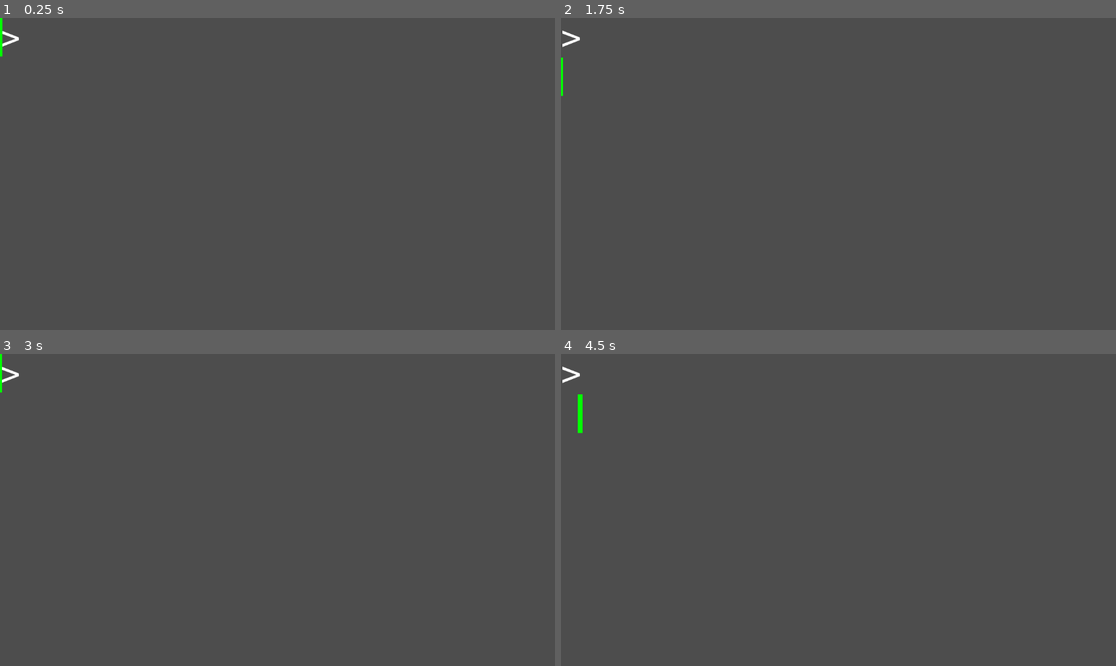
Above: before the commit, frames 1-4 (two rows, left to right).
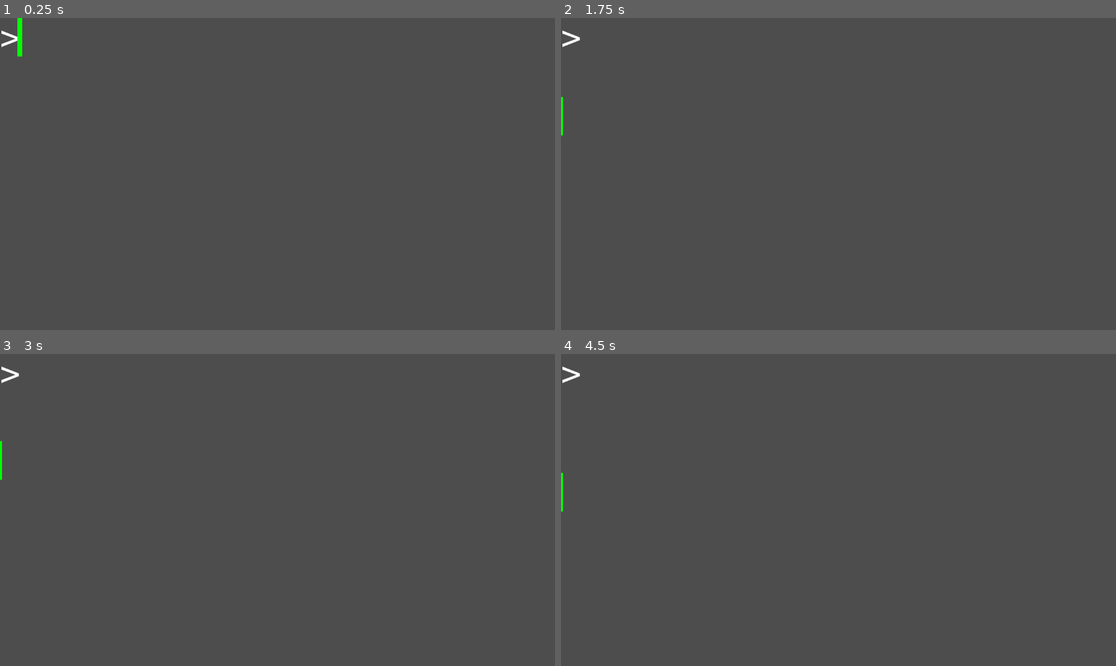
Above: after the commit, the same moments.

Repository: uprun/neon-lights-editor
Game: Godot game, scene res://scenes/canvas-ltd.tscn
Two runs of this game, one before a commit and one after it. Both use one fixed random seed, a clock stepped at 60 frames per second and the inputs below.
Inputs (mouse positions are in pixels of both pictures, inside the frame that each line leads up to):
- Up to frame 1 (0.25 s): no input
- Up to frame 2 (1.75 s): tap Enter at 0.5, 1.35 s; move the mouse to (960, 158) at 0.52 s; hold Right 0.53-1.28 s; tap Backspace at 0.6 s; click (960, 158) at 0.67 s; tap Space at 1.25 s; move the mouse to (727, 189) at 1.27 s; hold Down from 1.28 s (still down)
- Up to frame 3 (3 s): tap Enter at 2, 2.85 s; move the mouse to (333, 441) at 2.02 s; release Down at 2.03 s; hold Right 2.03-2.78 s; tap Backspace at 2.1 s; move the mouse to (249, 572) at 2.77 s; hold Up from 2.78 s (still down); click (249, 572) at 2.92 s
- Up to frame 4 (4.5 s): tap Space at 3.5 s; move the mouse to (1005, 556) at 3.52 s; release Up at 3.53 s; hold Left from 3.53 s (still down); tap Backspace at 3.6 s; tap Enter at 4.25, 4.35 s; move the mouse to (672, 463) at 4.27 s

The runs differ from the first frame. In frame 1, 0.2% of the frame differs, in the area x 0-5%, y 0-13%; in frame 2, less than 0.1%; in frame 3, less than 0.1%; in frame 4, 0.2%.
Error in both runs: Attempt to call function 'get_further_side_position' in base 'null instance' on a null instance. (res://scenes/function-node.gd:46)

Commit message:
2024-12-10--00h19m18s

Diff:
--- a/scenes/rocket-engine.gd
+++ b/scenes/rocket-engine.gd
@@ -27,6 +27,10 @@
 				speed = (speed + 1) * 1.1
 			var shift = -diff.normalized() * speed
 			request_to_shift_position.emit(shift)
+	else:
+		var next = desired_locations.pop_front()
+		if next != null:
+			next_position = next
 
 func position_changed():
 	return next_position != get_parent().position
